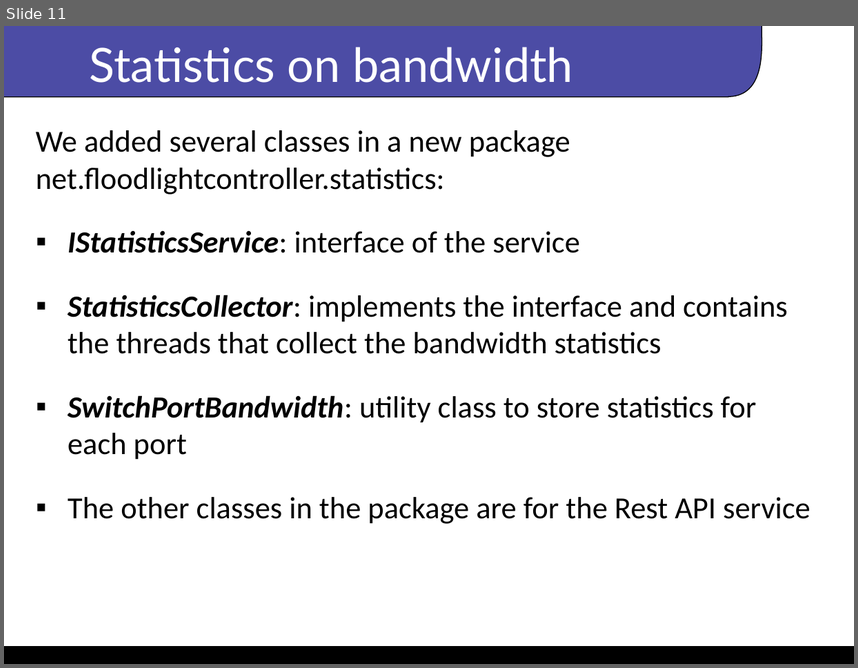
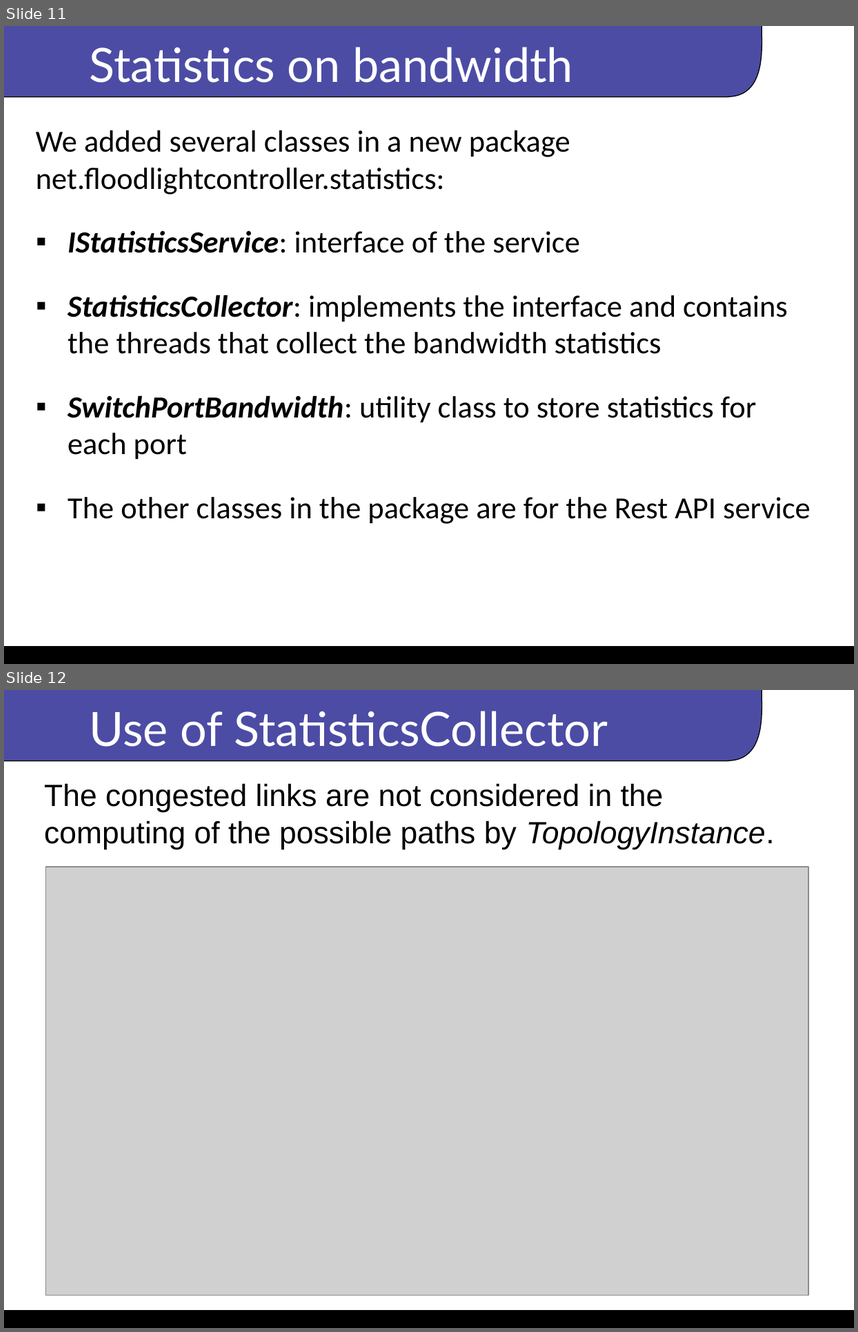
Before and after one commit to alicenannini/floodlight_project, a slide deck: presentation/project_anaws.odp. Shown one above the other, each under a label of ours: slide 11 before the commit, slides 11 and 12 after it. The pictures are 858x668 and 858x1332 pixels, drawn with LibreOffice and Linux fonts; fonts in the diff are those of the drawing; grey boxes stand for pictures; background and template pictures are left out. Boxes give left, top, right and bottom in pixels: in the first picture for what was removed or moved away, otherwise in the second. Text is boxed around its words. In the diff, an @@ line names an element or a change of style, - is before the commit and + after.

```diff
--- a/presentation/project_anaws.odp
+++ b/presentation/project_anaws.odp
@@ slide 12 added at (4,690,854,1328), background #FFFFFF; not listed: 4 template elements that a slide beside it also shows @@
@@ text added at (90,711,608,747), 40 pt, text #FFFFFF @@
+Use of StatisticsCollector
@@ subtitle added at (44,783,775,849), 26 pt, text #000000 @@
+The congested links are not considered in the computing of the possible paths by TopologyInstance.
@@ picture added at (45,867,808,1295) @@
@@ page number added at (5,1305,854,1328), 11 pt, text #FFFFFF @@
+12
```
Also in this commit, not shown: 4 slides changed, 2 other slides added, 1 slide removed, 1 other file.
